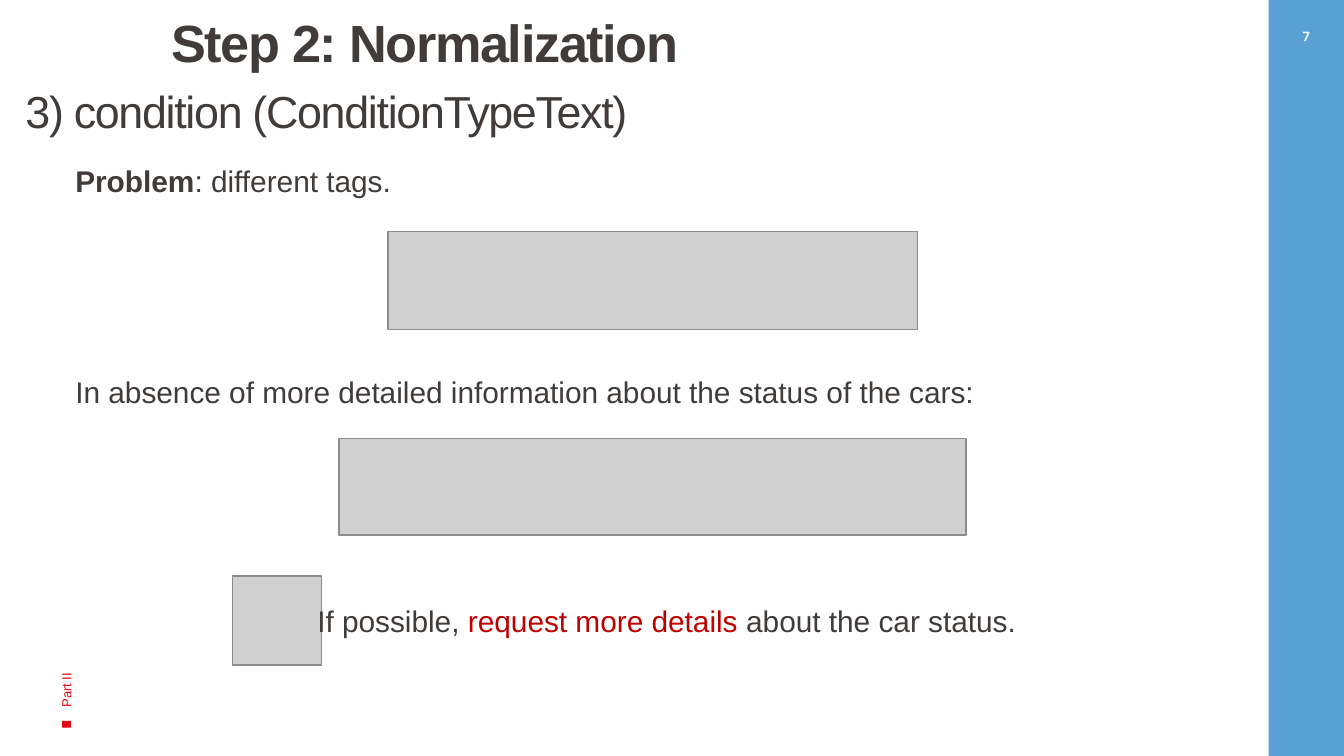
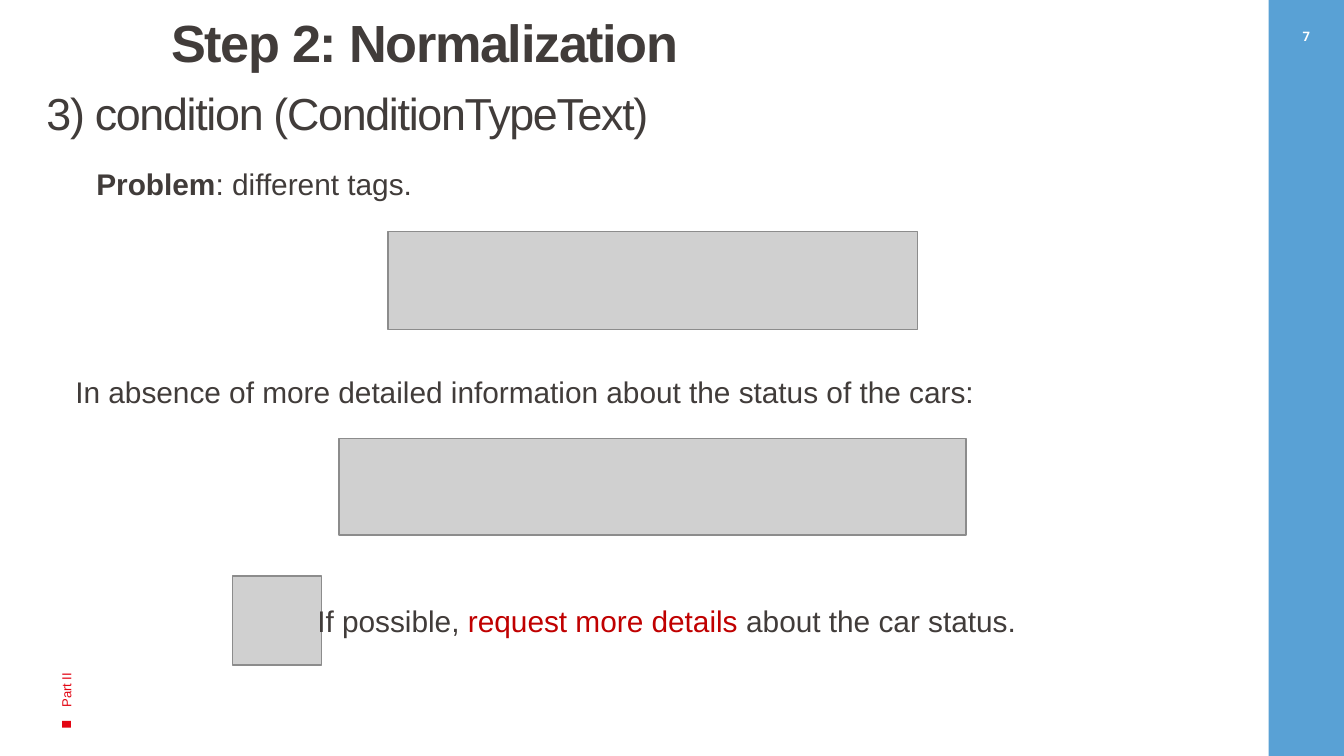
Before and after one commit to pierluigisegatto/Onedot_remote_data_task, a slide deck: slide 8 of customer_presentation/onedot_customer_presentation.pptx. Drawn at 1344x756 pixels with LibreOffice and Linux fonts; fonts in the diff are those of the drawing; grey boxes stand for pictures; background and template pictures are left out. Boxes give left, top, right and bottom in pixels: in the first picture for what was removed or moved away, otherwise in the second. Text is boxed around its words. In the diff, an @@ line names an element or a change of style, - is before the commit and + after.

```diff
--- a/customer_presentation/onedot_customer_presentation.pptx
+++ b/customer_presentation/onedot_customer_presentation.pptx
@@ text "3) condition (ConditionTypeText)": place and size @@
-text "3) condition (ConditionTypeText)" at [25,95,627,137]
+text "3) condition (ConditionTypeText)" at [46,97,648,139]
@@ rectangle: place and size @@
-rectangle at [255,132,304,181]
+rectangle at [277,134,325,184]
@@ text "Problem: different tags.": place and size @@
-text "Problem: different tags." at [75,170,391,198]
+text "Problem: different tags." at [96,173,412,200]
```
Also in this commit, not shown: 11 other slides changed, 2 other files.
